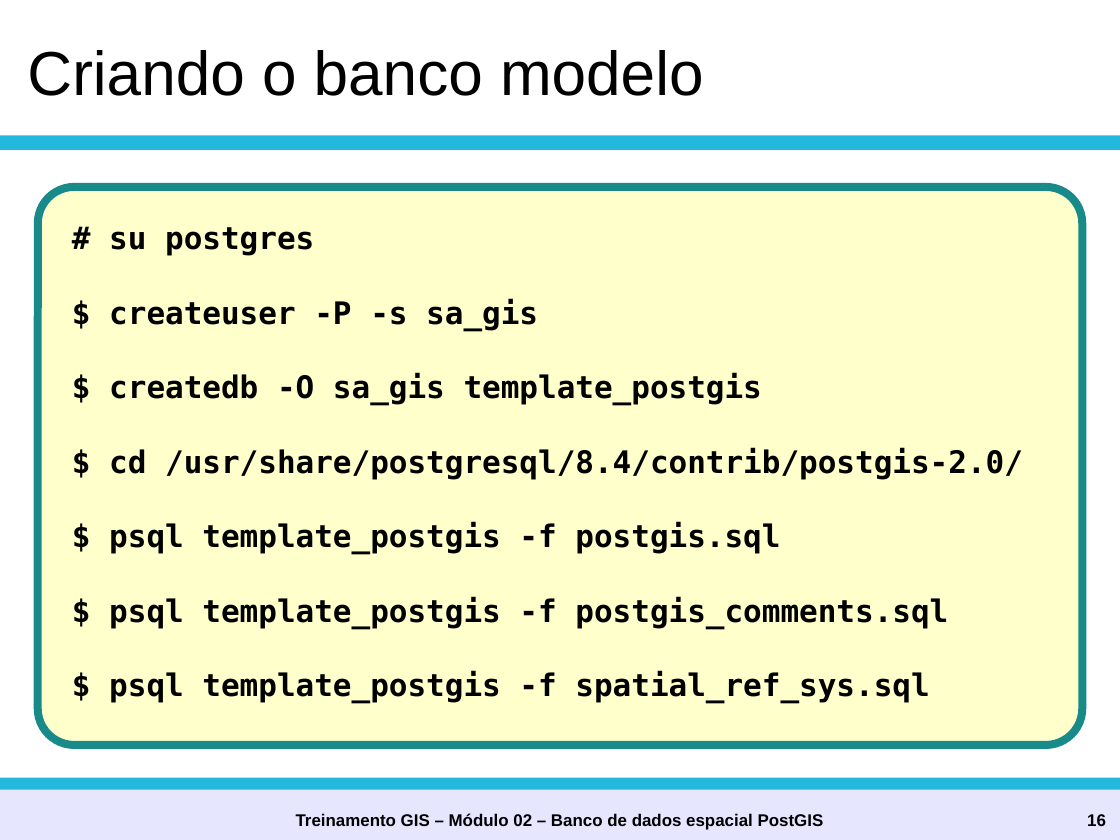
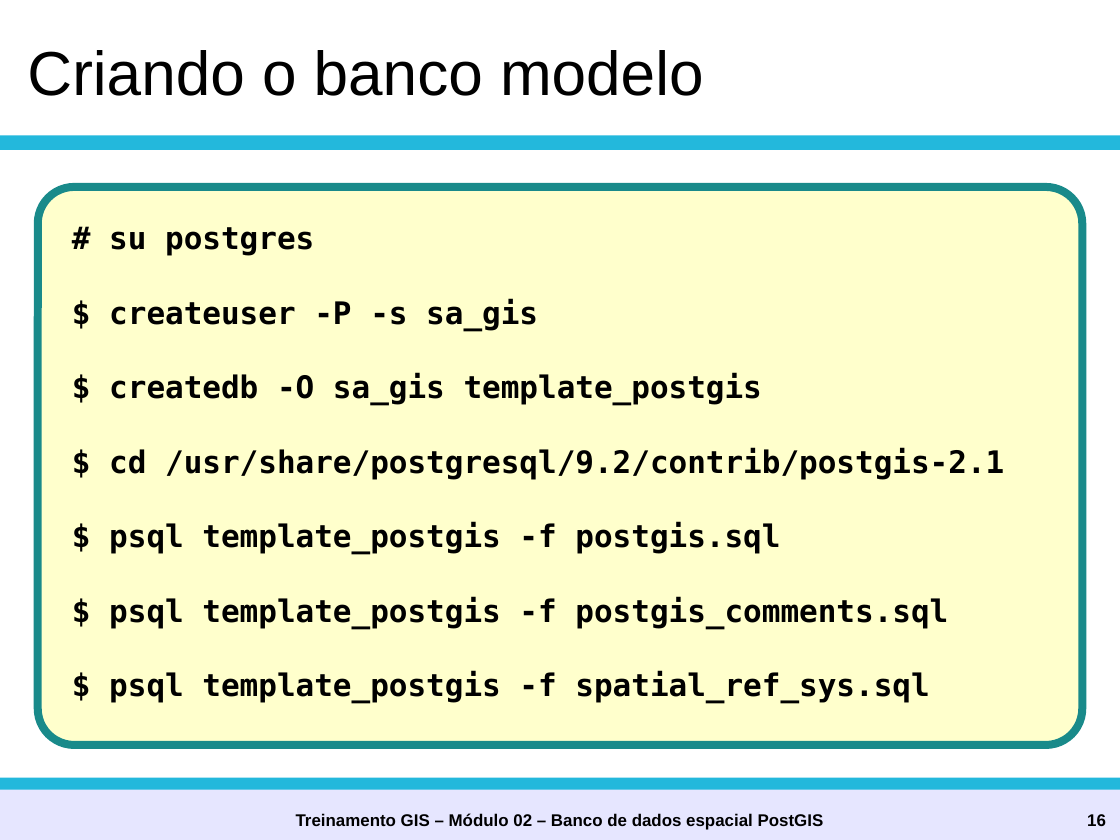
Before and after one commit to coelhotopetudo/postgis, a slide deck: slide 16 of oficina/ftsl2013/apresentacao-PostGIS-ftsl2013.odp. Drawn at 1120x840 pixels with LibreOffice and Linux fonts; fonts in the diff are those of the drawing; background and template pictures are left out. Boxes give left, top, right and bottom in pixels: in the first picture for what was removed or moved away, otherwise in the second. Text is boxed around its words. In the diff, an @@ line names an element or a change of style, - is before the commit and + after.

```diff
--- a/oficina/ftsl2013/apresentacao-PostGIS-ftsl2013.odp
+++ b/oficina/ftsl2013/apresentacao-PostGIS-ftsl2013.odp
@@ text at (x1=109, y1=447, x2=1004, y2=479): text changed @@
-$ cd /usr/share/postgresql/8.4/contrib/postgis-2.0/
+$ cd /usr/share/postgresql/9.2/contrib/postgis-2.1
```
Also in this commit, not shown: 5 other files.
